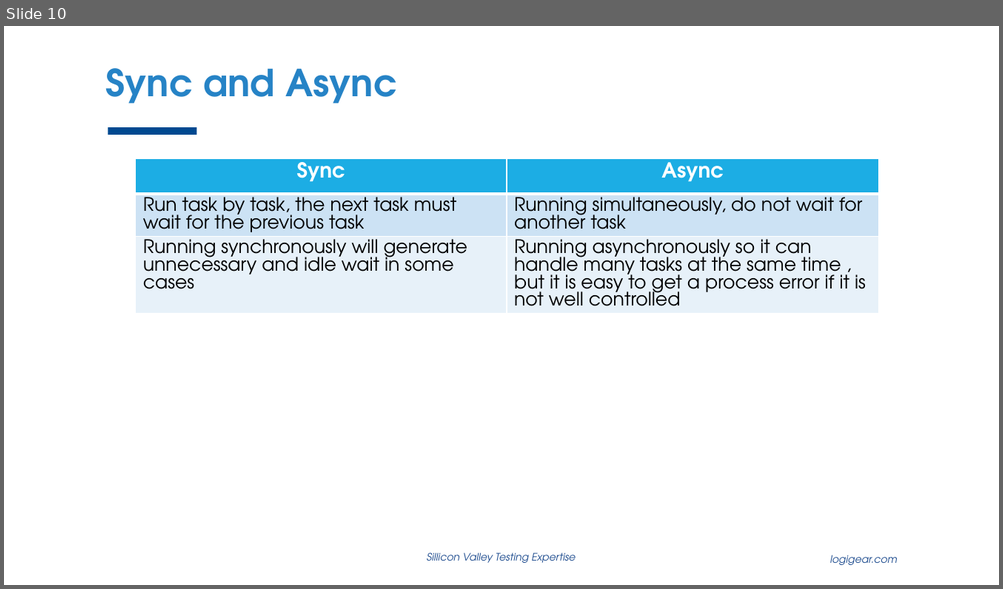
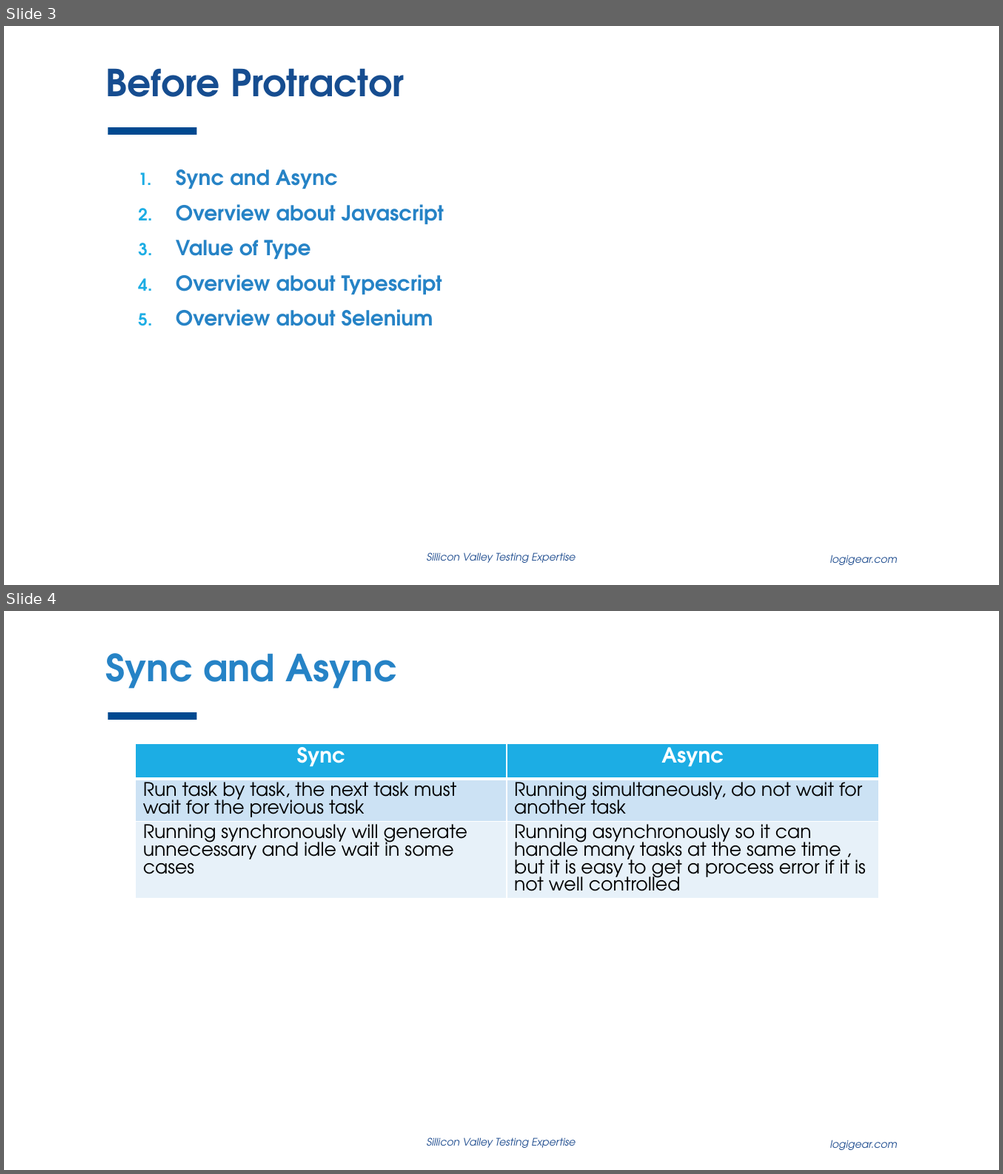
Before and after one commit to thewalldao/ICT_PROTRACTOR, a slide deck: Document/Study_document/inContact.pptx. Shown one above the other, each under a label of ours: slide 10 before the commit, slides 3 and 4 after it. The pictures are 1003x589 and 1003x1174 pixels, drawn with LibreOffice and Linux fonts; fonts in the diff are those of the drawing; background and template pictures are left out. Boxes give left, top, right and bottom in pixels: in the first picture for what was removed or moved away, otherwise in the second. Text is boxed around its words. In the diff, an @@ line names an element or a change of style, - is before the commit and + after.

```diff
--- a/Document/Study_document/inContact.pptx
+++ b/Document/Study_document/inContact.pptx
@@ slide 3 added at (4,26,999,585), background #FFFFFF; not listed: 3 template elements that a slide beside it also shows @@
@@ title added at (105,68,404,97), 36 pt, text #164D90, bold @@
+Before Protractor
@@ text added at (176,170,444,326), 20 pt, text #2683C6, bold @@
+  1. Sync and Async
+  2. Overview about Javascript
+  3. Value of Type
+  4. Overview about Typescript
+  5. Overview about Selenium
@@ what was slide 10 is now slide 4 @@
```
Also in this commit, not shown: 4 slides changed, 2 other slides added, 1 slide removed.
